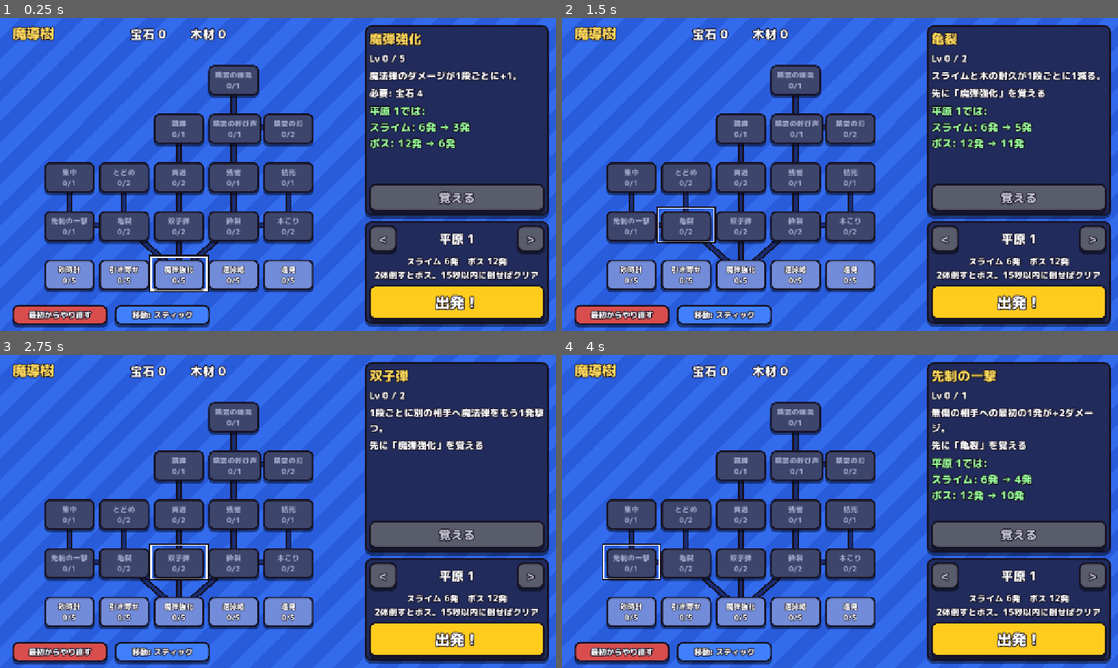
Above: before the commit, frames 1-4 (two rows, left to right).
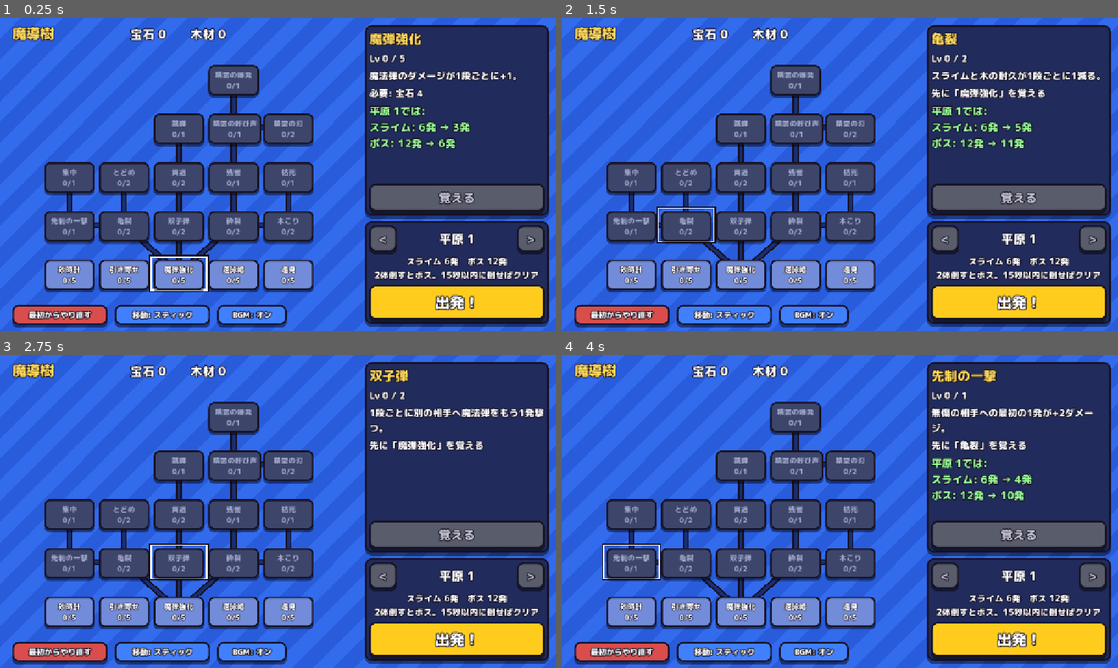
Above: after the commit, the same moments.

Repository: elefolo4565/fantasyIncremental
Game: Godot game, scene res://scenes/main/main.tscn
The game is run twice, just before and just after one commit, with the same random seed, the same clock (stepped at 60 frames per second) and the same inputs.
Inputs:
- Up to frame 1 (0.25 s): no input
- Up to frame 2 (1.5 s): click "魔弾強化 0/5" at 0.5 s; click "亀裂 0/2" at 1.25 s
- Up to frame 3 (2.75 s): click "双子弾 0/2" at 2 s
- Up to frame 4 (4 s): click "砕裂 0/2" at 2.75 s; click "先制の一撃 0/1" at 3.5 s

The runs differ from the first frame. In frame 1, 0.7% of the frame differs, in the area x 39-52%, y 91-99%; in frame 2, 0.7%; in frame 3, 0.7%; in frame 4, 0.7%.

Commit message:
仮BGMを入れ、魔導樹の画面でオン/オフを切り替えられるようにする
Co-Authored-By: Claude Opus 5.5 (1M context) <noreply@anthropic.com>
Claude-Session: https://claude.ai/code/session_01DCGdW39avWMz4PaMBGrhsd

Diff:
--- a/data/balance.csv
+++ b/data/balance.csv
@@ -34,3 +34,5 @@
 pickup_collect_reach,20,素材がプレイヤーの中心からこの距離に入ったら回収（ピクセル）
 unit_scale,0.5,敵・プレイヤーの見た目と当たり判定の大きさの倍率（1が元の大きさ。2026-10-06 ユーザーが0.5に決定）。戦闘画面の「大きさ」つまみで試した値をここに入れる
 tap_arrive_distance,8,タップ移動で目的地にこの距離まで近づいたら止まる（ピクセル）
+bgm_volume_db,-10,BGMの音量（デシベル。0が元の大きさ、マイナスほど小さい）
+bgm_fade_time,0.4,曲を切り替えるとき前の曲を小さくしていく時間（秒）
--- a/project.godot
+++ b/project.godot
@@ -19,6 +19,7 @@
 Balance="*res://scripts/autoload/balance.gd"
 Progress="*res://scripts/autoload/progress.gd"
 Sfx="*res://scripts/autoload/sfx.gd"
+Bgm="*res://scripts/autoload/bgm.gd"
 
 [display]
 
--- a/scenes/main/main.gd
+++ b/scenes/main/main.gd
@@ -24,6 +24,7 @@
 func _show_tree() -> void:
 	var tree := TREE_SCENE.instantiate() as UpgradeTree
 	tree.start_requested.connect(_show_run)
+	Bgm.play(&"tree")
 	_switch_to(tree)
 
 
@@ -31,6 +32,7 @@
 	var run := RUN_SCENE.instantiate() as Run
 	run.stage_index = stage_index
 	run.finished.connect(_show_tree)
+	Bgm.play(&"battle")
 	_switch_to(run)
 
 
--- a/scenes/run/run.gd
+++ b/scenes/run/run.gd
@@ -335,6 +335,7 @@
 	_boss.touched_player.connect(_on_slime_touched)
 	_world.add_child(_boss)
 	Sfx.play(&"ring")
+	Bgm.play(&"boss")
 	_show_banner("ボス出現！")
 
 
--- a/scenes/upgrade_tree/upgrade_tree.gd
+++ b/scenes/upgrade_tree/upgrade_tree.gd
@@ -3,7 +3,7 @@
 ## 魔導樹の画面。強化ノードを並べ、選んだノードの説明・費用と「何発で壊れるか」の変化を見せて買えるようにする。
 ## ステージを選んで START を押すと start_requested を出す。
 ## 魔導樹はピンチ（PC ではホイール）で拡大し、ドラッグで動かせる。
-## 左下のボタンで、ランでの移動をスティックとタップ移動で切り替える（設定は保存する）。
+## 左下のボタンで、ランでの移動（スティック／タップ移動）と BGM のオン/オフを切り替える（設定は保存する）。
 
 signal start_requested(stage_index: int)
 
@@ -57,6 +57,7 @@
 @onready var _start_button: Button = $Side/StagePanel/Box/StartButton
 @onready var _reset_button: Button = $ResetButton
 @onready var _move_button: Button = $MoveButton
+@onready var _bgm_button: Button = $BgmButton
 
 
 func _ready() -> void:
@@ -79,6 +80,7 @@
 	_start_button.pressed.connect(_on_start_pressed)
 	_reset_button.pressed.connect(_on_reset_pressed)
 	_move_button.pressed.connect(_on_move_pressed)
+	_bgm_button.pressed.connect(_on_bgm_pressed)
 	Progress.changed.connect(_refresh)
 	resized.connect(_layout)
 	_nodes.draw.connect(_draw_links)
@@ -99,6 +101,7 @@
 	UiStyle.button(_next_button, UiStyle.BLUE)
 	UiStyle.button(_reset_button, Color(0.85, 0.3, 0.3))
 	UiStyle.button(_move_button, UiStyle.BLUE)
+	UiStyle.button(_bgm_button, UiStyle.BLUE)
 	for panel: PanelContainer in [$Side/Detail, $Side/StagePanel]:
 		panel.add_theme_stylebox_override("panel", UiStyle.box(UiStyle.PANEL, 16, 4, 6))
 	for label: Label in [$Title, _material_label, _name_label, _level_label, _desc_label, _cost_label,
@@ -256,6 +259,7 @@
 	_refresh_detail()
 	_refresh_stage()
 	_move_button.text = "移動: タップ" if Progress.tap_move else "移動: スティック"
+	_bgm_button.text = "BGM: オン" if Progress.bgm_on else "BGM: オフ"
 	_nodes.queue_redraw()
 
 
@@ -413,6 +417,11 @@
 	Progress.set_tap_move(not Progress.tap_move)
 
 
+func _on_bgm_pressed() -> void:
+	Sfx.play(&"click")
+	Progress.set_bgm_on(not Progress.bgm_on)
+
+
 func _on_reset_pressed() -> void:
 	if not _reset_armed:
 		_reset_armed = true
--- a/scenes/upgrade_tree/upgrade_tree.tscn
+++ b/scenes/upgrade_tree/upgrade_tree.tscn
@@ -66,6 +66,20 @@
 focus_mode = 0
 theme_override_font_sizes/font_size = 18
 text = "移動: スティック"
+
+[node name="BgmButton" type="Button" parent="."]
+layout_mode = 1
+anchors_preset = 2
+anchor_top = 1.0
+anchor_bottom = 1.0
+offset_left = 500.0
+offset_top = -52.0
+offset_right = 660.0
+offset_bottom = -14.0
+grow_vertical = 0
+focus_mode = 0
+theme_override_font_sizes/font_size = 18
+text = "BGM: オン"
 
 [node name="Side" type="VBoxContainer" parent="."]
 layout_mode = 1
--- /dev/null
+++ b/scripts/autoload/bgm.gd
@@ -0,0 +1,50 @@
+extends Node
+## 仮の BGM。画面ごとの曲をループで流し、切り替えるときは前の曲を小さくしてから次の曲にする。
+## 曲は assets/audio/ の自作ループ（出どころは assets/audio/README.md）。オン/オフは Progress.bgm_on（保存する）。
+## Web ではブラウザの決まりで、最初に画面に触れるまで音は出ない。
+## 使い方: Bgm.play(&"battle")
+
+## オートロードは素材の取り込みより先に読まれるので、preload ではなく使うときに load する
+const TRACKS := {
+	&"tree": "res://assets/audio/bgm_tree.ogg",
+	&"battle": "res://assets/audio/bgm_battle.ogg",
+	&"boss": "res://assets/audio/bgm_boss.ogg",
+}
+const SILENT_DB := -40.0
+
+var _player: AudioStreamPlayer
+var _current := &""
+var _fade: Tween
+
+
+func _ready() -> void:
+	_player = AudioStreamPlayer.new()
+	add_child(_player)
+	Progress.changed.connect(_apply_enabled)
+
+
+func play(track: StringName) -> void:
+	if track == _current or not TRACKS.has(track):
+		return
+	_current = track
+	if _fade != null:
+		_fade.kill()
+	_fade = create_tween()
+	if _player.playing:
+		_fade.tween_property(_player, "volume_db", SILENT_DB, Balance.get_float("bgm_fade_time"))
+	_fade.tween_callback(_start.bind(track))
+
+
+func _start(track: StringName) -> void:
+	_player.stream = load(TRACKS[track])
+	_player.volume_db = Balance.get_float("bgm_volume_db")
+	# 音の出ない環境（CI のヘッドレス実行）では鳴らさない。鳴らすと終了時に曲が解放されずエラーが出る
+	if Progress.bgm_on and AudioServer.get_driver_name() != "Dummy":
+		_player.play()
+
+
+func _apply_enabled() -> void:
+	if Progress.bgm_on and not _player.playing and _current != &"":
+		_start(_current)
+	elif not Progress.bgm_on and _player.playing:
+		_player.stop()
--- a/scripts/autoload/progress.gd
+++ b/scripts/autoload/progress.gd
@@ -20,6 +20,8 @@
 var unit_scale := 1.0
 ## 設定: true ならタップした場所へ移動する（false なら仮想スティック）
 var tap_move := false
+## 設定: BGM を鳴らすか
+var bgm_on := true
 
 var upgrades: Array[UpgradeDef] = []
 var stages: Array[StageDef] = []
@@ -99,6 +101,11 @@
 	_changed()
 
 
+func set_bgm_on(on: bool) -> void:
+	bgm_on = on
+	_changed()
+
+
 func reset() -> void:
 	gem = 0
 	wood = 0
@@ -126,6 +133,7 @@
 	config.set_value("stages", "unlocked", unlocked_stage)
 	config.set_value("stages", "selected", selected_stage)
 	config.set_value("options", "tap_move", tap_move)
+	config.set_value("options", "bgm_on", bgm_on)
 	for id in levels:
 		config.set_value("levels", String(id), levels[id])
 	var error := config.save(SAVE_PATH)
@@ -147,6 +155,7 @@
 	unlocked_stage = clampi(config.get_value("stages", "unlocked", 0), 0, stages.size() - 1)
 	selected_stage = clampi(config.get_value("stages", "selected", 0), 0, unlocked_stage)
 	tap_move = bool(config.get_value("options", "tap_move", false))
+	bgm_on = bool(config.get_value("options", "bgm_on", true))
 	if config.has_section("levels"):
 		for key in config.get_section_keys("levels"):
 			var def := upgrade(StringName(key))
Not shown, added: assets/audio/bgm_battle.ogg.import
Not shown, added: assets/audio/bgm_boss.ogg.import
Not shown, added: assets/audio/bgm_tree.ogg.import
Not shown, added: scripts/autoload/bgm.gd.uid
Not shown, changed: CLAUDE.md
Not shown, added: assets/audio/README.md
Not shown, added: assets/audio/bgm_battle.ogg
Not shown, added: assets/audio/bgm_boss.ogg
Not shown, added: assets/audio/bgm_tree.ogg
